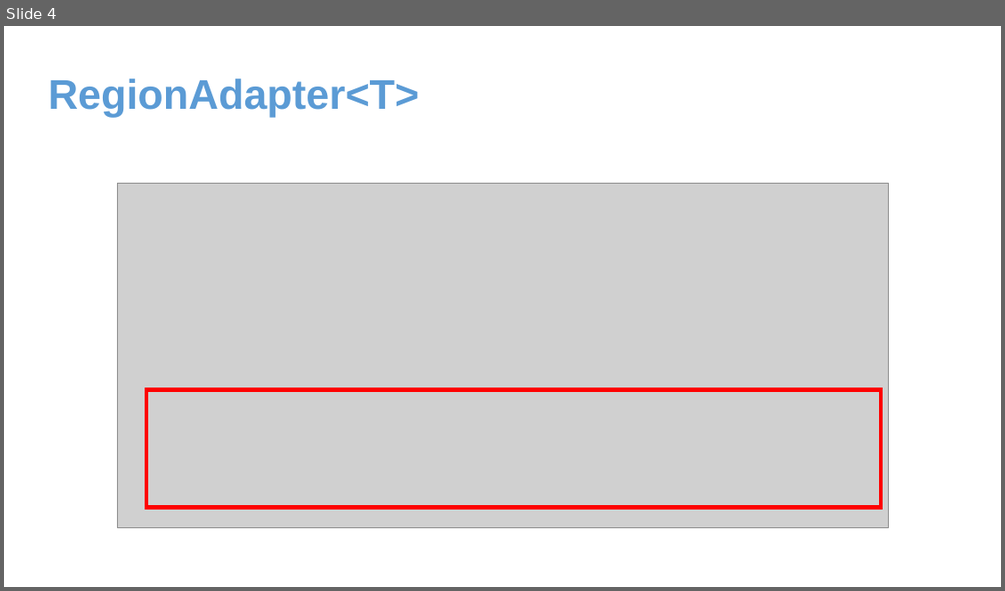
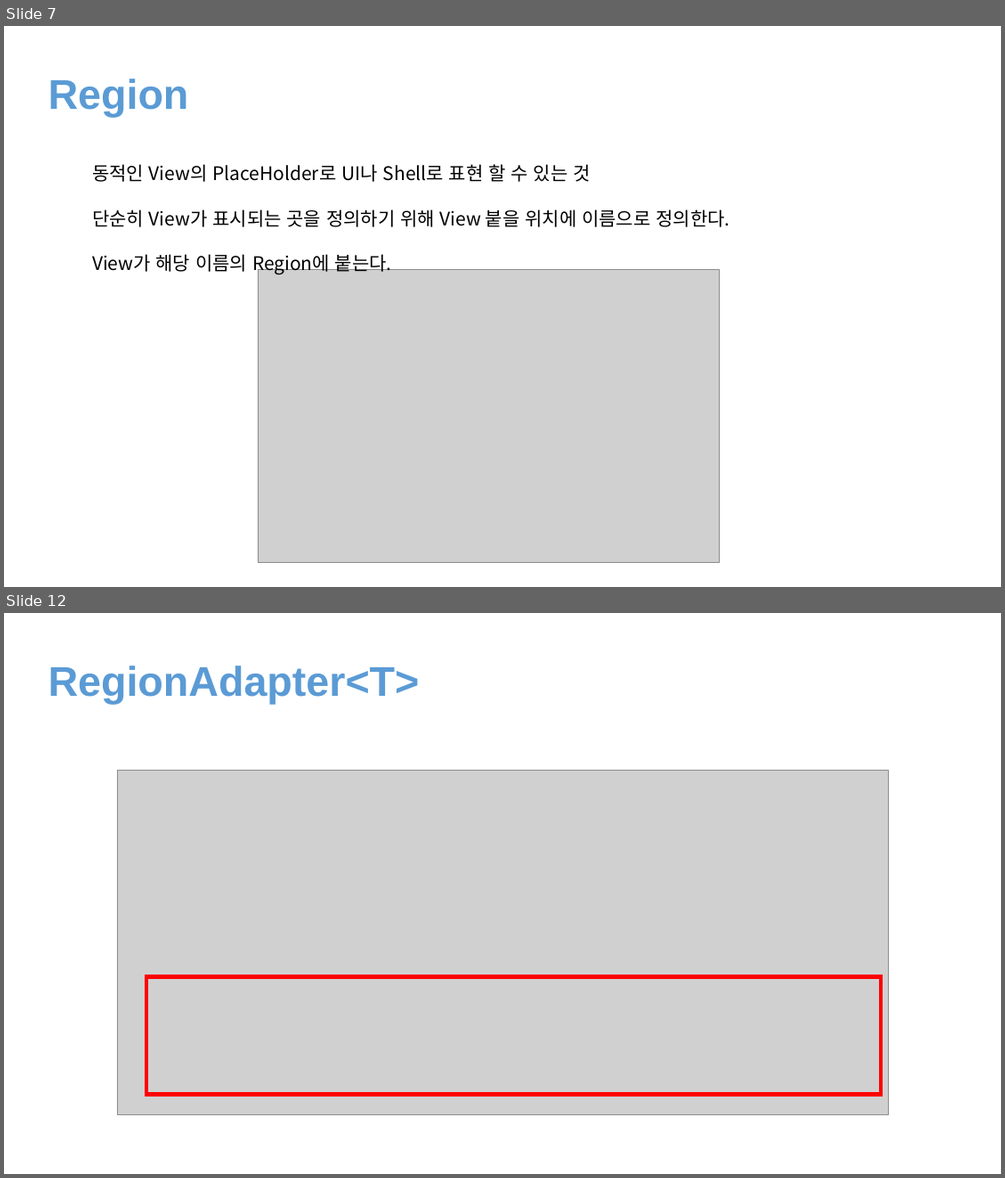
Before and after one commit to juniair/Summary-PPT, a slide deck: Prism.pptx. Shown one above the other, each under a label of ours: slide 4 before the commit, slides 7 and 12 after it; the slides between them are not shown. The pictures are 1005x591 and 1005x1178 pixels, drawn with LibreOffice and Linux fonts; fonts in the diff are those of the drawing; grey boxes stand for pictures. Boxes give left, top, right and bottom in pixels: in the first picture for what was removed or moved away, otherwise in the second. Text is boxed around its words. In the diff, an @@ line names an element or a change of style, - is before the commit and + after.

```diff
--- a/Prism.pptx
+++ b/Prism.pptx
@@ slide 7 added at [4, 26, 1001, 587], background #FFFFFF @@
@@ text added at [48, 79, 189, 117], 40 pt, text #5B9BD5, bold @@
+Region
@@ text added at [92, 164, 729, 274], 18 pt, text #000000 @@
+동적인 View의 PlaceHolder로 UI나 Shell로 표현 할 수 있는 것
+단순히 View가 표시되는 곳을 정의하기 위해 View 붙을 위치에 이름으로 정의한다.
+View가 해당 이름의 Region에 붙는다.
@@ picture added at [258, 269, 719, 562] @@
@@ what was slide 4 is now slide 12 @@
```
Also in this commit, not shown: 3 slides changed, 9 other slides added, 1 slide removed.
